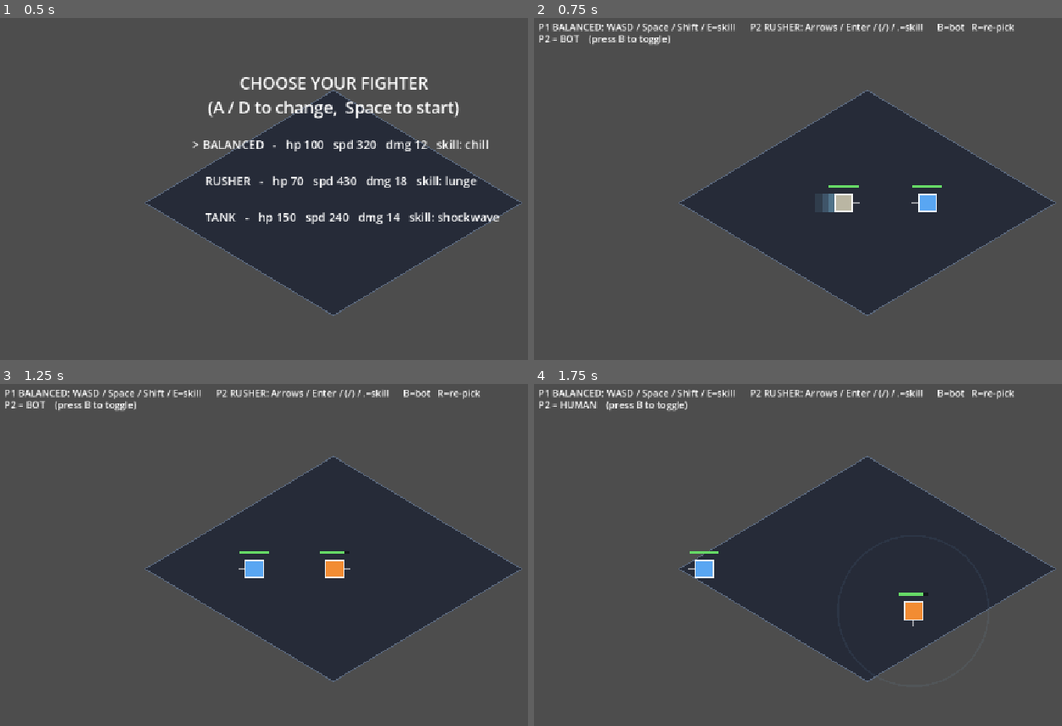
Above: before the commit, frames 1-4 (two rows, left to right).
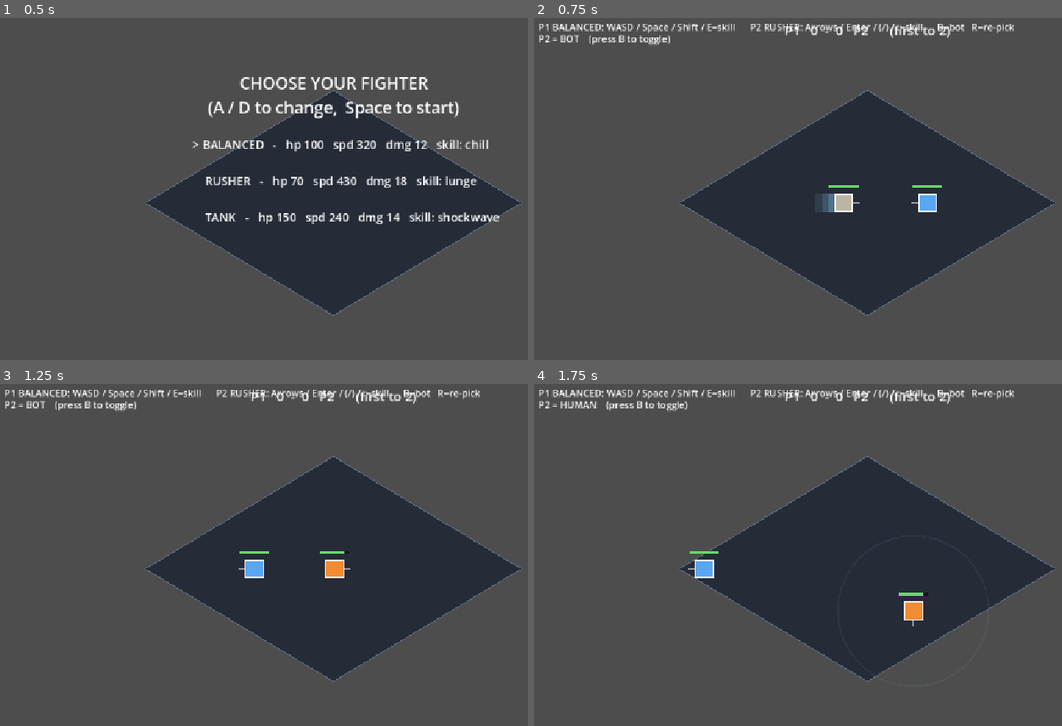
Above: after the commit, the same moments.

Repository: avivuiux/survival-arena
Game: Godot game, scene res://scenes/game.tscn
Same seed, same stepped clock (60 frames per second), same inputs: the game is played once before the commit and once after it.
Inputs:
- Up to frame 1 (0.5 s): no input
- Up to frame 2 (0.75 s): tap Enter at 0.5 s; hold D from 0.53 s (still down); tap Shift at 0.6 s
- Up to frame 3 (1.25 s): keep holding D; tap Space at 0.77 s
- Up to frame 4 (1.75 s): tap B at 1.25 s; release D at 1.28 s; hold S from 1.28 s (still down); tap E at 1.35 s; tap Space at 1.52 s

Frame 1 is identical in both runs. In frame 2, 0.3% of the frame differs, in the area x 47-79%, y 1-6%; in frame 3, 0.3%; in frame 4, 0.3%.

Commit message:
Best-of-3 matches: round scores + match win (first to 2)
A KO now wins a ROUND, not the whole match. Track per-player round wins,
show a score line, and only declare the match won at 2 wins (then
auto-rematch after 3s). Round wins reset the round after 1.6s. Gives the
match a real arc. Headless clean (exit 0).

Co-Authored-By: Claude Opus 4.8 (1M context) <noreply@anthropic.com>

Diff:
--- a/scripts/game.gd
+++ b/scripts/game.gd
@@ -20,6 +20,7 @@
 	"rusher":   {"hp": 70,  "speed": 430.0, "damage": 18, "atk_cd": 0.26, "skill": "lunge"},
 	"tank":     {"hp": 150, "speed": 240.0, "damage": 14, "atk_cd": 0.40, "skill": "shockwave"},
 }
+const WINS_NEEDED := 2           # best-of-3: first to 2 round wins takes the match
 
 var arena_center := Vector2.ZERO
 var _shake := 0.0
@@ -34,6 +35,9 @@
 var _select_label: Label
 var _arch_keys: Array = []
 var _sel_index := 0
+var _p1_score := 0
+var _p2_score := 0
+var _score_label: Label
 
 func _ready() -> void:
 	arena_center = get_viewport_rect().size / 2.0
@@ -75,6 +79,14 @@
 	_select_label.position = Vector2(vp.x / 2.0 - 240.0, 210.0)
 	_select_label.size = Vector2(480.0, 220.0)
 	ui.add_child(_select_label)
+
+	_score_label = Label.new()
+	_score_label.horizontal_alignment = HORIZONTAL_ALIGNMENT_CENTER
+	_score_label.add_theme_font_size_override("font_size", 22)
+	_score_label.position = Vector2(vp.x / 2.0 - 200.0, 14.0)
+	_score_label.size = Vector2(400.0, 30.0)
+	_score_label.visible = false
+	ui.add_child(_score_label)
 
 	_refresh_select()
 	queue_redraw()
@@ -167,6 +179,10 @@
 	_fighters = [_p1, _p2]
 	_p2.is_bot = true
 	_update_mode_label()
+	_p1_score = 0
+	_p2_score = 0
+	_score_label.visible = true
+	_update_score()
 	_state = "fighting"
 
 func _return_to_select() -> void:
@@ -180,6 +196,7 @@
 	_banner.visible = false
 	_hint.visible = false
 	_mode_label.visible = false
+	_score_label.visible = false
 	_title_label.visible = true
 	_select_label.visible = true
 	_refresh_select()
@@ -224,19 +241,44 @@
 	_state = "round_over"
 	_p1.active = false
 	_p2.active = false
+
 	var winner: Node2D = _p2 if loser == _p1 else _p1
-	_banner.text = "%s WINS!" % winner.fighter_name
+	if winner == _p1:
+		_p1_score += 1
+	else:
+		_p2_score += 1
+	_update_score()
 	_banner.add_theme_color_override("font_color", winner.body_color)
-	_banner.visible = true
-	var t := get_tree().create_timer(2.0)
-	await t.timeout
-	_reset_round()
+
+	var winner_score: int = _p1_score if winner == _p1 else _p2_score
+	if winner_score >= WINS_NEEDED:
+		_banner.text = "%s WINS THE MATCH!" % winner.fighter_name
+		_banner.visible = true
+		var t := get_tree().create_timer(3.0)
+		await t.timeout
+		_new_match()
+	else:
+		_banner.text = "%s wins the round" % winner.fighter_name
+		_banner.visible = true
+		var t := get_tree().create_timer(1.6)
+		await t.timeout
+		_reset_round()
 
 func _reset_round() -> void:
 	_banner.visible = false
 	_p1.reset_fighter(arena_center + P1_SPAWN)
 	_p2.reset_fighter(arena_center + P2_SPAWN)
 	_state = "fighting"
+
+func _new_match() -> void:
+	_p1_score = 0
+	_p2_score = 0
+	_update_score()
+	_reset_round()
+
+func _update_score() -> void:
+	if _score_label:
+		_score_label.text = "P1   %d  -  %d   P2      (first to %d)" % [_p1_score, _p2_score, WINS_NEEDED]
 
 func _draw() -> void:
 	var rx := ARENA_RADIUS_X
Not shown, changed: CONCEPT.md
